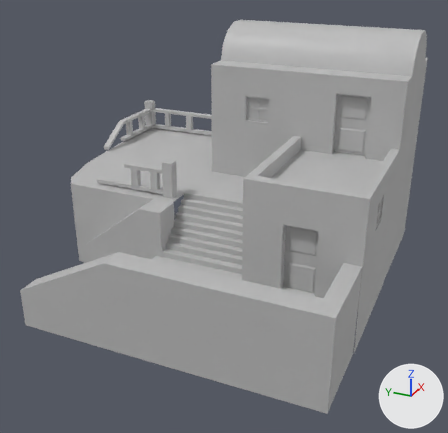
The FBX model Assets/testeos de shader/caSA444.fbx as it was, and as the next commit left it.
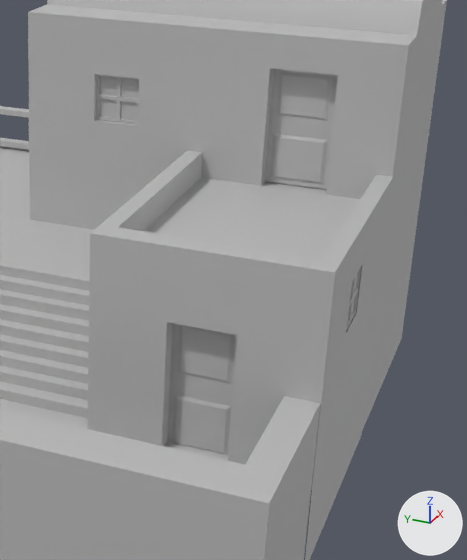
Old and new are each drawn whole from a 50 mm lens placed at (-71.3, -16.4, 21.5), pointed at (-37.5, -1.2, 4.6) and again close up on the part from 44% to 98% of the width and 13% to 80% of the height. Every picture has the same lights, and +X, +Y and +Z are marked at lower right. The older version's two pictures come first. Where no turn or scale is listed for an object, it has been applied to the vertices.

The scene before the commit, as lines of its bpy script (objects in view):
```python
me_mesh = bpy.data.meshes.new('Mesh')
me_mesh.from_pydata(...)  # 780 vertices, 629 faces; spans x -11.1..11.1, y -11.4..11.4, z -8.0..8.0
me_mesh.materials.append(mat_lambert1)  # grey #bcbcbc
# before: 389 (4.3, -11.4, -1.9) at pixel (388, 259), 391 (9.8, -11.4, -1.9) at pixel (414, 209), 394 (7.0, -11.4, -1.9) at pixel (402, 233)
ob_pcube61 = bpy.data.objects.new('pCube61', me_mesh)
ob_pcube61.location = (-36.46, 0.08, 7.88)
```
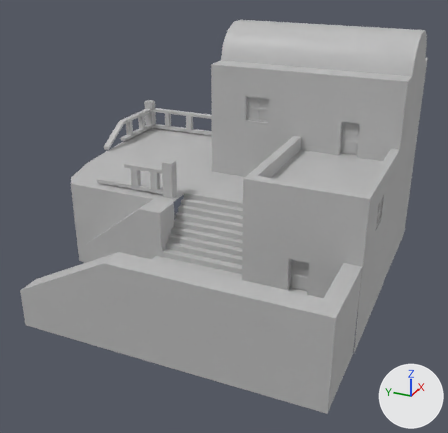
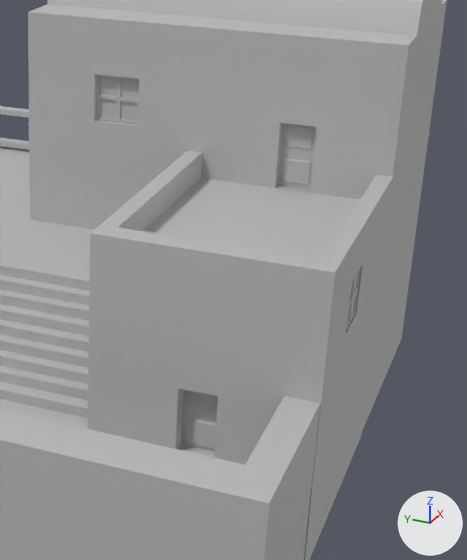
What changed in the scene script:
```text
Change me_mesh:
    where me_mesh.from_pydata(...)  # 780 vertices, 629 faces; spans x -11.1..11.1, y -11.4..11.4, z -8.0..8.0
    used by ob_pcube61; location = (-36.46, 0.08, 7.88)
    me_mesh part 1: the loose piece of 24 vertices spanning x -5.3, y -8.9..-6.9, z -5.1..-0.8 is scaled about its middle by (1, 0.621, 0.528), then moved by (0.0, 0.0, -0.8)
    me_mesh part 2: the loose piece of 24 vertices spanning x 3.1..3.2, y -9.3..-7.2, z 0.7..4.6 is scaled about its middle by (0.657, 0.545, 0.558), then moved by (-0.2, 0.0, -0.8)
    me_mesh part 3
    add for i in [389, 391, 394]: me_mesh.vertices[i].co += Vector((0.0, 0.0, -0.4))
    me_mesh.vertices[438].co: (2.7, -7.2, 4.6) -> (2.7, -7.7, 2.9)  # pixel (269, 68) -> pixel (280, 122)
    me_mesh.vertices[439].co: (2.7, -9.3, 4.6) -> (2.7, -8.8, 2.9)  # pixel (337, 75) -> pixel (316, 126)
    me_mesh.vertices[440].co: (2.7, -7.2, 0.6) -> (2.7, -7.7, 0.7)  # pixel (260, 186) -> pixel (274, 187)
    me_mesh.vertices[441].co: (2.7, -9.3, 0.6) -> (2.7, -8.8, 0.7)  # pixel (326, 195) -> pixel (310, 192)
    me_mesh.vertices[442].co: (3.4, -7.2, 4.6) -> (3.1, -7.7, 2.9)
    me_mesh.vertices[443].co: (3.4, -9.3, 4.6) -> (3.1, -8.8, 2.9)
    me_mesh.vertices[444].co: (3.4, -7.2, 0.6) -> (3.1, -7.7, 0.7)
    me_mesh.vertices[445].co: (3.4, -9.3, 0.6) -> (3.1, -8.8, 0.7)
    me_mesh part 4
    me_mesh.vertices[329].co: (-5.8, -7.9, -0.8) -> (-5.8, -7.9, -2.8)  # pixel (199, 328) -> pixel (196, 392)
    me_mesh.vertices[330].co: (-5.8, -8.9, -0.8) -> (-5.8, -8.5, -2.8)  # pixel (237, 335) -> pixel (217, 396)
    me_mesh.vertices[332].co: (-5.8, -8.9, -5.1) -> (-5.8, -8.5, -4.9)
    me_mesh.vertices[333].co: (-5.8, -6.9, -0.8) -> (-5.8, -7.3, -2.8)  # pixel (166, 322) -> pixel (178, 388)
    me_mesh.vertices[334].co: (-5.8, -6.9, -5.1) -> (-5.8, -7.3, -4.9)
    me_mesh.vertices[337].co: (-5.3, -7.9, -0.8) -> (-5.3, -7.9, -2.8)
    me_mesh.vertices[338].co: (-5.3, -8.9, -0.8) -> (-5.3, -8.5, -2.8)
    me_mesh.vertices[340].co: (-5.3, -8.9, -5.1) -> (-5.3, -8.5, -4.9)
    me_mesh.vertices[341].co: (-5.3, -6.9, -0.8) -> (-5.3, -7.3, -2.8)
    me_mesh.vertices[342].co: (-5.3, -6.9, -5.1) -> (-5.3, -7.3, -4.9)
```

Changed parts and their boxes [x1, y1, x2, y2] in the close-ups (467 x 560 px; the box of a moved part takes in the faces that stretch with it):
part 1 of me_mesh, moved or reshaped
    before: [167, 323, 237, 455]
    after: [181, 389, 218, 452]
part 2 of me_mesh, moved or reshaped
    before: [265, 69, 338, 189]
    after: [278, 123, 317, 189]
part 3 of me_mesh, moved or reshaped
    both: [201, 0, 447, 431]
part 4 of me_mesh, moved or reshaped
    both: [121, 239, 286, 464]
